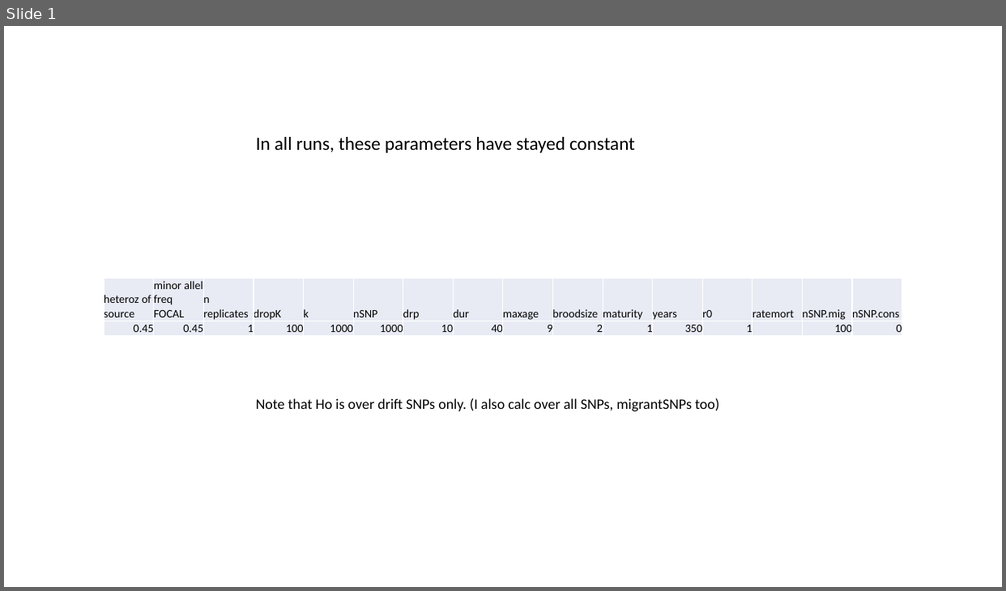
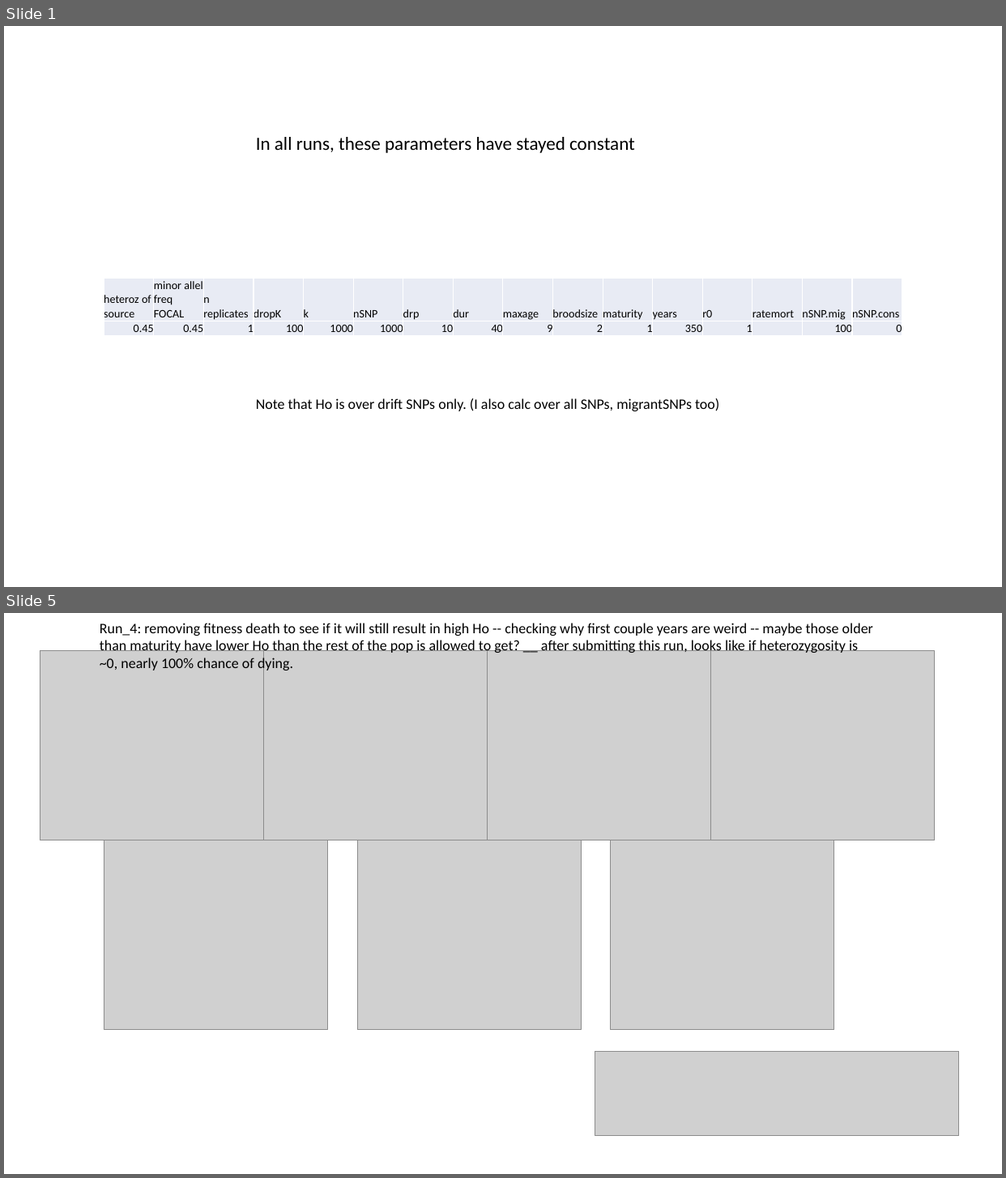
Before and after one commit to ginalamka/ComplexModel_ABM, a slide deck: Output_local/holding/figs/Figs_2.9.23.pptx. Shown one above the other, each under a label of ours: slide 1 before the commit, slides 1 and 5 after it; the slides between them are not shown. The pictures are 1006x591 and 1006x1178 pixels, drawn with LibreOffice and Linux fonts; fonts in the diff are those of the drawing; grey boxes stand for pictures. Boxes give left, top, right and bottom in pixels: in the first picture for what was removed or moved away, otherwise in the second. Text is boxed around its words. In the diff, an @@ line names an element or a change of style, - is before the commit and + after.

```diff
--- a/Output_local/holding/figs/Figs_2.9.23.pptx
+++ b/Output_local/holding/figs/Figs_2.9.23.pptx
@@ slide 5 added at box(4, 613, 1002, 1174), background #FFFFFF @@
@@ text added at box(100, 623, 873, 672), 14 pt, text #000000 @@
+Run_4: removing fitness death to see if it will still result in high Ho -- checking why first couple years are weird -- maybe those older than maturity have lower Ho than the rest of the pop is allowed to get? __ after submitting this run, looks like if heterozygosity is ~0, nearly 100% chance of dying.
@@ picture added at box(40, 651, 265, 841) @@
@@ picture added at box(264, 651, 488, 841) @@
@@ picture added at box(488, 651, 711, 841) @@
@@ picture added at box(710, 651, 935, 841) @@
@@ picture added at box(104, 841, 328, 1030) @@
@@ picture added at box(357, 841, 582, 1030) @@
@@ picture added at box(611, 841, 834, 1030) @@
@@ picture added at box(595, 1052, 959, 1136) @@
```
Also in this commit, not shown: 1 slide changed, 9 other slides added, 1 other file.
